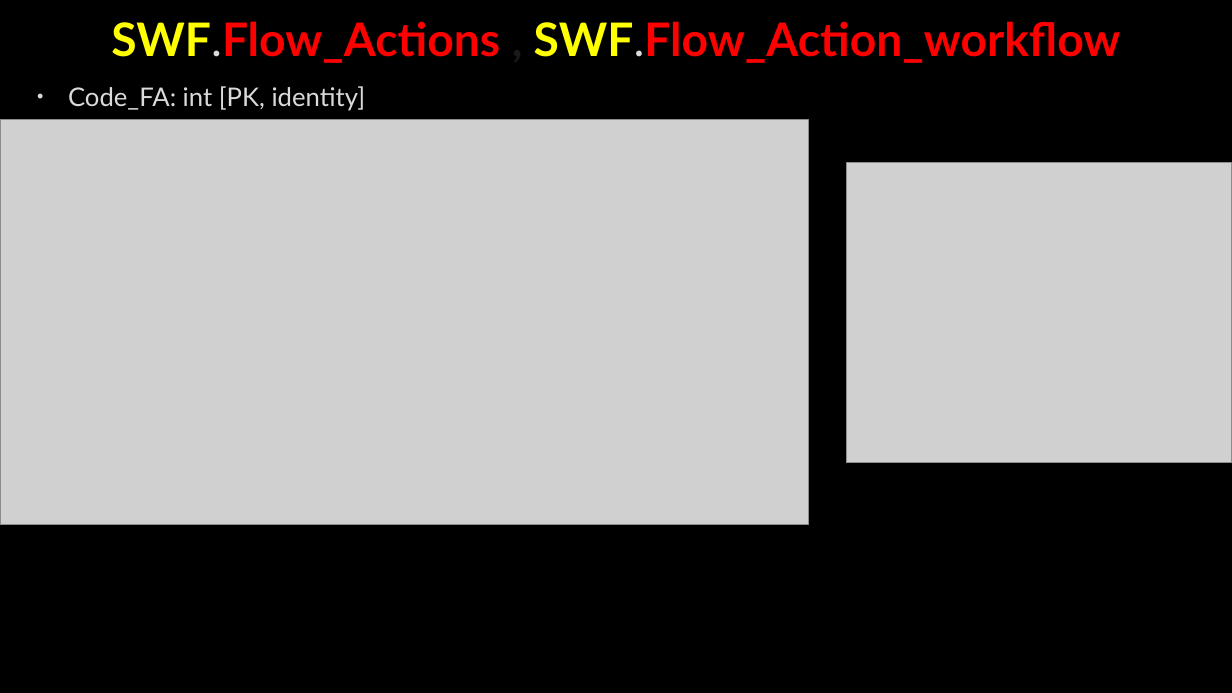
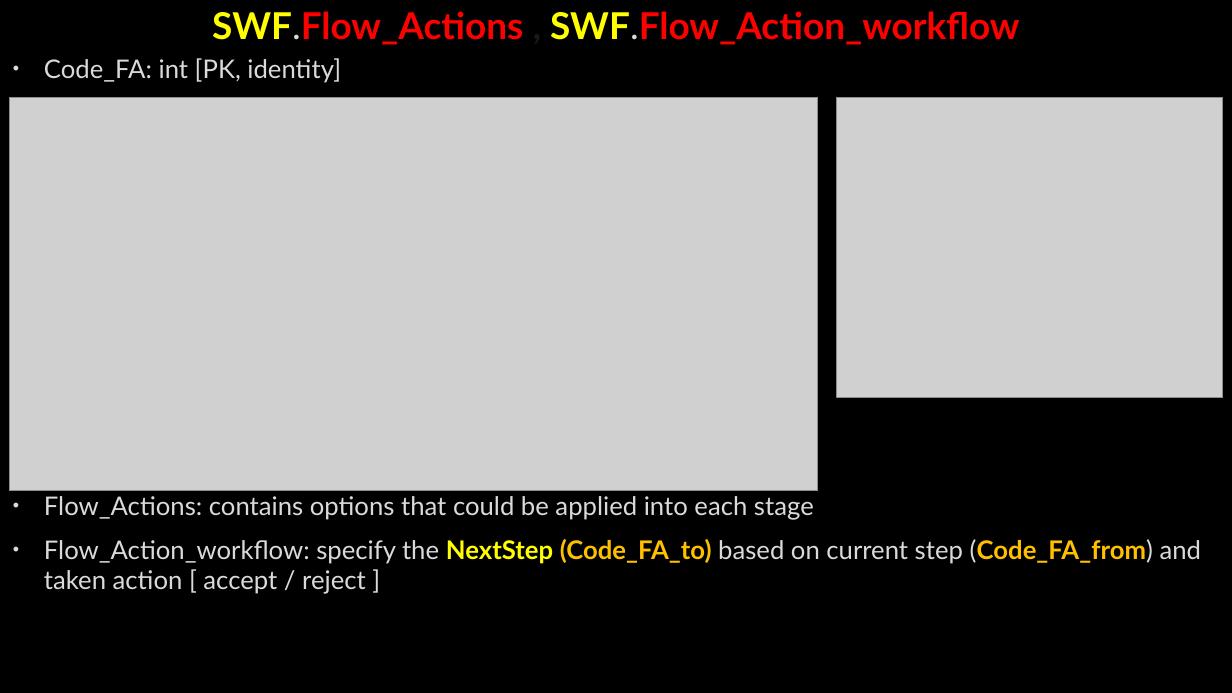
Before and after one commit to AhmedMohamedSamir1/Summary, a slide deck: slide 64 of Dot Net/Business.pptx (slide 58 before the commit). Drawn at 1232x693 pixels with LibreOffice and Linux fonts; fonts in the diff are those of the drawing; grey boxes stand for pictures; background and template pictures are left out. Boxes give left, top, right and bottom in pixels: in the first picture for what was removed or moved away, otherwise in the second. Text is boxed around its words. In the diff, an @@ line names an element or a change of style, - is before the commit and + after.

```diff
--- a/Dot Net/Business.pptx
+++ b/Dot Net/Business.pptx
@@ title "SWF.Flow_Actions , SWF.Flow_Action_workflow" at (212,11,1019,45): size 36 to 28.8 pt @@
@@ text "Code_FA: int [PK, identity]": place and size @@
-text "Code_FA: int [PK, identity]" at (68,86,366,111)
+text "Code_FA: int [PK, identity]" at (44,58,1202,594)
@@ picture: place and size @@
-picture at (0,119,809,525)
+picture at (9,97,818,491)
@@ picture: place and size @@
-picture at (847,163,1232,463)
+picture at (837,97,1223,397)
@@ text at (44,496,1202,594): paragraphs added @@
+• Flow_Actions: contains options that could be applied into each stage
+• Flow_Action_workflow: specify the NextStep (Code_FA_to) based on current step (Code_FA_from) and taken action [ accept / reject ]
```
Also in this commit, not shown: 15 other slides changed, 21 slides added, 4 slides removed, 4 other files.
